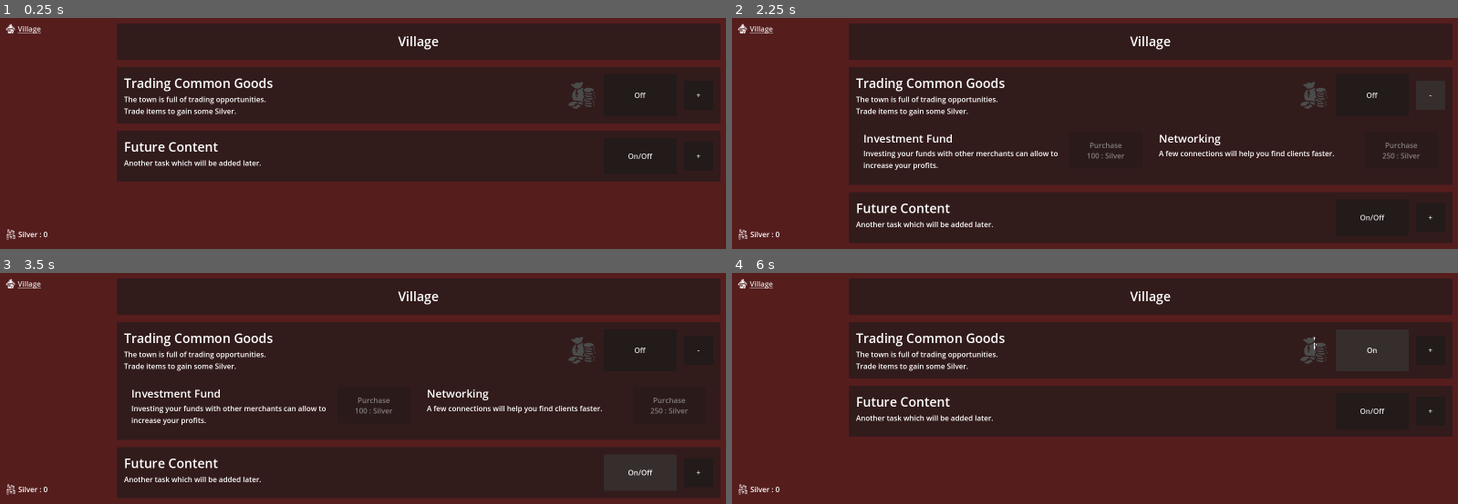
Above: before the commit, frames 1-4 (two rows, left to right).
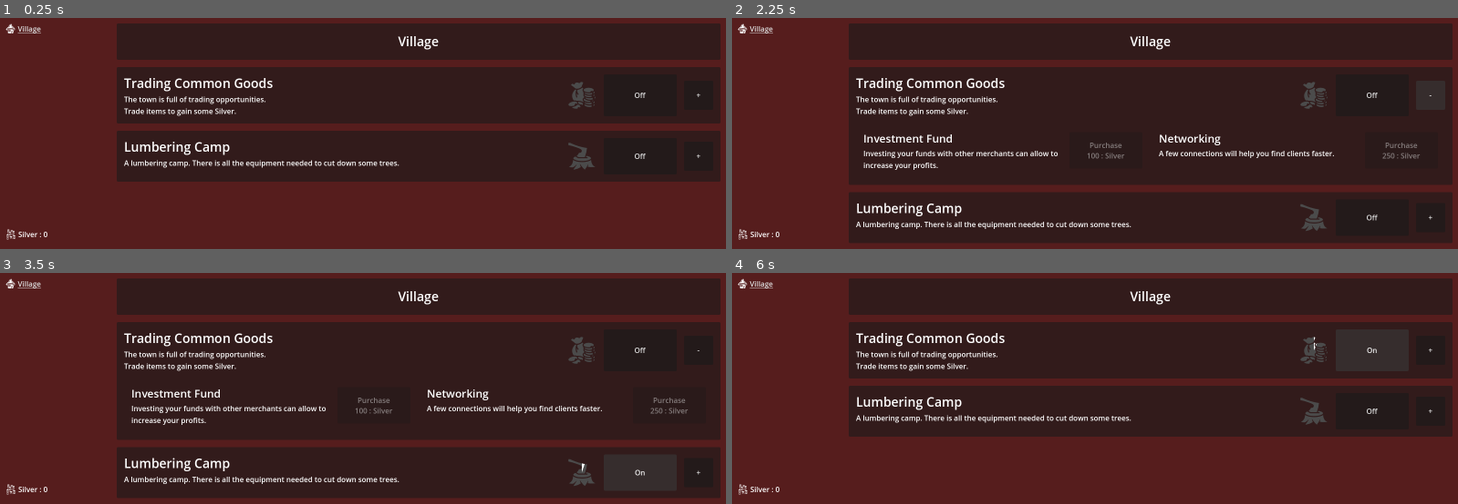
Above: after the commit, the same moments.

Repository: ZibelineDev/idle_tuto_reboot
Game: Godot game, scene res://singletons/game/game.tscn
Two runs of this game, one before a commit and one after it. Both use one fixed random seed, a clock stepped at 60 frames per second and the inputs below.
Inputs:
- Up to frame 1 (0.25 s): no input
- Up to frame 2 (2.25 s): click "Off" at 0.5 s; click "On" at 1.25 s; click "+" at 2 s
- Up to frame 3 (3.5 s): click "On/Off" (after the commit: "Off") at 2.75 s
- Up to frame 4 (6 s): click "On/Off" (after the commit: "On") at 3.5 s; click "+" at 4.25 s; click "-" at 5 s; click "Off" at 5.75 s

The runs differ from the first frame. In frame 1, 1.1% of the frame differs, in the area x 17-90%, y 53-66%; in frame 2, 1.1%, in the area x 17-90%, y 79-93%; in frame 3, 1.1%; in frame 4, 1.1%.

Commit message:
✨ Generator Log UI + Saving support

Diff:
--- /dev/null
+++ b/scenes/views/village/generator_log/generator_log.tscn
@@ -0,0 +1,145 @@
+[gd_scene load_steps=5 format=3 uid="uid://cpc3um21hxuo1"]
+
+[ext_resource type="Script" path="res://scenes/views/village/generator_log/toggle.gd" id="1_51vjd"]
+[ext_resource type="Texture2D" uid="uid://sm4fobipoh2w" path="res://assets/icons/axe-in-stump under.png" id="1_xlcb5"]
+[ext_resource type="Texture2D" uid="uid://d1ewvh7ry26lb" path="res://assets/icons/axe-in-stump.png" id="2_k44h2"]
+[ext_resource type="Script" path="res://scenes/views/village/generator_log/task_progress.gd" id="3_bqe0o"]
+
+[node name="GeneratorLog" type="PanelContainer"]
+anchors_preset = 14
+anchor_top = 0.5
+anchor_right = 1.0
+anchor_bottom = 0.5
+offset_top = -62.0
+offset_bottom = 62.0
+grow_horizontal = 2
+grow_vertical = 2
+
+[node name="MarginContainer" type="MarginContainer" parent="."]
+layout_mode = 2
+theme_override_constants/margin_left = 16
+theme_override_constants/margin_top = 16
+theme_override_constants/margin_right = 16
+theme_override_constants/margin_bottom = 16
+
+[node name="VBoxContainer" type="VBoxContainer" parent="MarginContainer"]
+layout_mode = 2
+theme_override_constants/separation = 16
+
+[node name="HBoxContainer" type="HBoxContainer" parent="MarginContainer/VBoxContainer"]
+layout_mode = 2
+theme_override_constants/separation = 16
+
+[node name="Description" type="VBoxContainer" parent="MarginContainer/VBoxContainer/HBoxContainer"]
+layout_mode = 2
+size_flags_horizontal = 3
+
+[node name="Label" type="Label" parent="MarginContainer/VBoxContainer/HBoxContainer/Description"]
+layout_mode = 2
+theme_type_variation = &"HeaderLarge"
+text = "Lumbering Camp"
+
+[node name="Label2" type="Label" parent="MarginContainer/VBoxContainer/HBoxContainer/Description"]
+custom_minimum_size = Vector2(1, 1)
+layout_mode = 2
+text = "A lumbering camp. There is all the equipment needed to cut down some trees."
+autowrap_mode = 3
+
+[node name="TextureProgressBar" type="TextureProgressBar" parent="MarginContainer/VBoxContainer/HBoxContainer"]
+layout_mode = 2
+size_flags_horizontal = 4
+size_flags_vertical = 4
+fill_mode = 4
+texture_under = ExtResource("1_xlcb5")
+texture_progress = ExtResource("2_k44h2")
+script = ExtResource("3_bqe0o")
+
+[node name="Toggle" type="Button" parent="MarginContainer/VBoxContainer/HBoxContainer"]
+custom_minimum_size = Vector2(160, 80)
+layout_mode = 2
+size_flags_horizontal = 4
+size_flags_vertical = 4
+text = "On/Off"
+script = ExtResource("1_51vjd")
+
+[node name="Collapse" type="Button" parent="MarginContainer/VBoxContainer/HBoxContainer"]
+custom_minimum_size = Vector2(64, 64)
+layout_mode = 2
+size_flags_horizontal = 4
+size_flags_vertical = 4
+text = "+"
+
+[node name="GridContainer" type="GridContainer" parent="MarginContainer/VBoxContainer"]
+visible = false
+layout_mode = 2
+columns = 2
+
+[node name="Upgrade01" type="MarginContainer" parent="MarginContainer/VBoxContainer/GridContainer"]
+layout_mode = 2
+size_flags_horizontal = 3
+theme_override_constants/margin_left = 16
+theme_override_constants/margin_top = 16
+theme_override_constants/margin_right = 16
+theme_override_constants/margin_bottom = 16
+
+[node name="HBoxContainer" type="HBoxContainer" parent="MarginContainer/VBoxContainer/GridContainer/Upgrade01"]
+layout_mode = 2
+theme_override_constants/separation = 16
+
+[node name="Description" type="VBoxContainer" parent="MarginContainer/VBoxContainer/GridContainer/Upgrade01/HBoxContainer"]
+layout_mode = 2
+size_flags_horizontal = 3
+
+[node name="Title" type="Label" parent="MarginContainer/VBoxContainer/GridContainer/Upgrade01/HBoxContainer/Description"]
+layout_mode = 2
+theme_type_variation = &"HeaderMedium"
+text = "Upgrade 01"
+
+[node name="Description" type="Label" parent="MarginContainer/VBoxContainer/GridContainer/Upgrade01/HBoxContainer/Description"]
+custom_minimum_size = Vector2(1, 1)
+layout_mode = 2
+text = "Here is some space to describe what the upgrade is doing."
+autowrap_mode = 3
+
+[node name="Button" type="Button" parent="MarginContainer/VBoxContainer/GridContainer/Upgrade01/HBoxContainer"]
+custom_minimum_size = Vector2(160, 80)
+layout_mode = 2
+size_flags_horizontal = 4
+size_flags_vertical = 4
+text = "Purchase
+-1 Silver"
+
+[node name="Upgrade02" type="MarginContainer" parent="MarginContainer/VBoxContainer/GridContainer"]
+layout_mode = 2
+size_flags_horizontal = 3
+theme_override_constants/margin_left = 16
+theme_override_constants/margin_top = 16
+theme_override_constants/margin_right = 16
+theme_override_constants/margin_bottom = 16
+
+[node name="Content" type="HBoxContainer" parent="MarginContainer/VBoxContainer/GridContainer/Upgrade02"]
+layout_mode = 2
+theme_override_constants/separation = 16
+
+[node name="Description" type="VBoxContainer" parent="MarginContainer/VBoxContainer/GridContainer/Upgrade02/Content"]
+layout_mode = 2
+size_flags_horizontal = 3
+
+[node name="Title" type="Label" parent="MarginContainer/VBoxContainer/GridContainer/Upgrade02/Content/Description"]
+layout_mode = 2
+theme_type_variation = &"HeaderMedium"
+text = "Upgrade 02"
+
+[node name="Description" type="Label" parent="MarginContainer/VBoxContainer/GridContainer/Upgrade02/Content/Description"]
+custom_minimum_size = Vector2(1, 1)
+layout_mode = 2
+text = "Here is some space to describe what the upgrade is doing."
+autowrap_mode = 3
+
+[node name="Button" type="Button" parent="MarginContainer/VBoxContainer/GridContainer/Upgrade02/Content"]
+custom_minimum_size = Vector2(160, 80)
+layout_mode = 2
+size_flags_horizontal = 4
+size_flags_vertical = 4
+text = "Purchase
+-1 Silver"
--- /dev/null
+++ b/scenes/views/village/generator_log/task_progress.gd
@@ -0,0 +1,5 @@
+extends TextureProgressBar
+
+
+func _process(_delta: float) -> void :
+	value = GeneratorLog.ref.get_progress()
--- /dev/null
+++ b/scenes/views/village/generator_log/toggle.gd
@@ -0,0 +1,29 @@
+extends Button
+
+const GENERATOR_ON_TEXT : String = "On"
+const GENERATOR_OFF_TEXT : String = "Off"
+
+
+func _ready() -> void :
+	pressed.connect(_on_pressed)
+	GeneratorLog.ref.generator_started.connect(_on_generator_started)
+	GeneratorLog.ref.generator_stopped.connect(_on_generator_stopped)
+
+	_update_text()
+
+
+func _update_text() -> void :
+	if GeneratorLog.ref.is_active() : text = GENERATOR_ON_TEXT
+	else : text = GENERATOR_OFF_TEXT
+
+
+func _on_pressed() -> void :
+	GeneratorLog.ref.toggle()
+
+
+func _on_generator_started() -> void :
+	text = GENERATOR_ON_TEXT
+
+
+func _on_generator_stopped() -> void :
+	text = GENERATOR_OFF_TEXT
--- a/scenes/views/village/village.tscn
+++ b/scenes/views/village/village.tscn
@@ -1,12 +1,13 @@
-[gd_scene load_steps=8 format=3 uid="uid://cmkdxgjy3xdrj"]
+[gd_scene load_steps=9 format=3 uid="uid://cmkdxgjy3xdrj"]
 
 [ext_resource type="Script" path="res://scenes/views/village/trading_goods.gd" id="1_btauh"]
+[ext_resource type="Texture2D" uid="uid://cofxyfhu2ktkc" path="res://assets/icons/purse_under.png" id="2_hpvtb"]
 [ext_resource type="PackedScene" uid="uid://bv3q713yk7i2j" path="res://components/button_generator_toggle/generator_toggle_button.tscn" id="2_uhwqb"]
-[ext_resource type="Texture2D" uid="uid://cofxyfhu2ktkc" path="res://assets/icons/purse_background.png" id="2_xxb1s"]
 [ext_resource type="Texture2D" uid="uid://dmmyrdjir3ts4" path="res://assets/icons/purse.png" id="3_klhi7"]
 [ext_resource type="Script" path="res://scenes/views/village/trading_goods_progress.gd" id="4_prlkl"]
 [ext_resource type="PackedScene" uid="uid://d2r555q8panqw" path="res://components/upgrades/silver_generator/upgrade_01/upgrade_01.tscn" id="6_mmmnp"]
 [ext_resource type="PackedScene" uid="uid://bjglm1e57hxwd" path="res://components/upgrades/silver_generator/upgrade_02/upgrade_02.tscn" id="7_wnd7n"]
+[ext_resource type="PackedScene" uid="uid://cpc3um21hxuo1" path="res://scenes/views/village/generator_log/generator_log.tscn" id="8_qfgft"]
 
 [node name="Village" type="MarginContainer"]
 anchors_preset = 15
@@ -74,7 +75,7 @@
 size_flags_horizontal = 4
 size_flags_vertical = 4
 fill_mode = 4
-texture_under = ExtResource("2_xxb1s")
+texture_under = ExtResource("2_hpvtb")
 texture_progress = ExtResource("3_klhi7")
 script = ExtResource("4_prlkl")
 
@@ -102,124 +103,5 @@
 layout_mode = 2
 size_flags_horizontal = 3
 
-[node name="FutureContent" type="PanelContainer" parent="VBoxContainer"]
+[node name="FutureContent" parent="VBoxContainer" instance=ExtResource("8_qfgft")]
 layout_mode = 2
-
-[node name="MarginContainer" type="MarginContainer" parent="VBoxContainer/FutureContent"]
-layout_mode = 2
-theme_override_constants/margin_left = 16
-theme_override_constants/margin_top = 16
-theme_override_constants/margin_right = 16
-theme_override_constants/margin_bottom = 16
-
-[node name="VBoxContainer" type="VBoxContainer" parent="VBoxContainer/FutureContent/MarginContainer"]
-layout_mode = 2
-theme_override_constants/separation = 16
-
-[node name="HBoxContainer" type="HBoxContainer" parent="VBoxContainer/FutureContent/MarginContainer/VBoxContainer"]
-layout_mode = 2
-theme_override_constants/separation = 16
-
-[node name="Description" type="VBoxContainer" parent="VBoxContainer/FutureContent/MarginContainer/VBoxContainer/HBoxContainer"]
-layout_mode = 2
-size_flags_horizontal = 3
-
-[node name="Label" type="Label" parent="VBoxContainer/FutureContent/MarginContainer/VBoxContainer/HBoxContainer/Description"]
-layout_mode = 2
-theme_type_variation = &"HeaderLarge"
-text = "Future Content"
-
-[node name="Label2" type="Label" parent="VBoxContainer/FutureContent/MarginContainer/VBoxContainer/HBoxContainer/Description"]
-custom_minimum_size = Vector2(1, 1)
-layout_mode = 2
-text = "Another task which will be added later."
-autowrap_mode = 3
-
-[node name="Toggle" type="Button" parent="VBoxContainer/FutureContent/MarginContainer/VBoxContainer/HBoxContainer"]
-custom_minimum_size = Vector2(160, 80)
-layout_mode = 2
-size_flags_horizontal = 4
-size_flags_vertical = 4
-text = "On/Off"
-
-[node name="Collapse" type="Button" parent="VBoxContainer/FutureContent/MarginContainer/VBoxContainer/HBoxContainer"]
-custom_minimum_size = Vector2(64, 64)
-layout_mode = 2
-size_flags_horizontal = 4
-size_flags_vertical = 4
-text = "+"
-
-[node name="GridContainer" type="GridContainer" parent="VBoxContainer/FutureContent/MarginContainer/VBoxContainer"]
-visible = false
-layout_mode = 2
-columns = 2
-
-[node name="Upgrade01" type="MarginContainer" parent="VBoxContainer/FutureContent/MarginContainer/VBoxContainer/GridContainer"]
-layout_mode = 2
-size_flags_horizontal = 3
-theme_override_constants/margin_left = 16
-theme_override_constants/margin_top = 16
-theme_override_constants/margin_right = 16
-theme_override_constants/margin_bottom = 16
-
-[node name="HBoxContainer" type="HBoxContainer" parent="VBoxContainer/FutureContent/MarginContainer/VBoxContainer/GridContainer/Upgrade01"]
-layout_mode = 2
-theme_override_constants/separation = 16
-
-[node name="Description" type="VBoxContainer" parent="VBoxContainer/FutureContent/MarginContainer/VBoxContainer/GridContainer/Upgrade01/HBoxContainer"]
-layout_mode = 2
-size_flags_horizontal = 3
-
-[node name="Title" type="Label" parent="VBoxContainer/FutureContent/MarginContainer/VBoxContainer/GridContainer/Upgrade01/HBoxContainer/Description"]
-layout_mode = 2
-theme_type_variation = &"HeaderMedium"
-text = "Upgrade 01"
-
-[node name="Description" type="Label" parent="VBoxContainer/FutureContent/MarginContainer/VBoxContainer/GridContainer/Upgrade01/HBoxContainer/Description"]
-custom_minimum_size = Vector2(1, 1)
-layout_mode = 2
-text = "Here is some space to describe what the upgrade is doing."
-autowrap_mode = 3
-
-[node name="Button" type="Button" parent="VBoxContainer/FutureContent/MarginContainer/VBoxContainer/GridContainer/Upgrade01/HBoxContainer"]
-custom_minimum_size = Vector2(160, 80)
-layout_mode = 2
-size_flags_horizontal = 4
-size_flags_vertical = 4
-text = "Purchase
--1 Silver"
-
-[node name="Upgrade02" type="MarginContainer" parent="VBoxContainer/FutureContent/MarginContainer/VBoxContainer/GridContainer"]
-layout_mode = 2
-size_flags_horizontal = 3
-theme_override_constants/margin_left = 16
-theme_override_constants/margin_top = 16
-theme_override_constants/margin_right = 16
-theme_override_constants/margin_bottom = 16
-
-[node name="Content" type="HBoxContainer" parent="VBoxContainer/FutureContent/MarginContainer/VBoxContainer/GridContainer/Upgrade02"]
-layout_mode = 2
-theme_override_constants/separation = 16
-
-[node name="Description" type="VBoxContainer" parent="VBoxContainer/FutureContent/MarginContainer/VBoxContainer/GridContainer/Upgrade02/Content"]
-layout_mode = 2
-size_flags_horizontal = 3
-
-[node name="Title" type="Label" parent="VBoxContainer/FutureContent/MarginContainer/VBoxContainer/GridContainer/Upgrade02/Content/Description"]
-layout_mode = 2
-theme_type_variation = &"HeaderMedium"
-text = "Upgrade 02"
-
-[node name="Description" type="Label" parent="VBoxContainer/FutureContent/MarginContainer/VBoxContainer/GridContainer/Upgrade02/Content/Description"]
-custom_minimum_size = Vector2(1, 1)
-layout_mode = 2
-text = "Here is some space to describe what the upgrade is doing."
-autowrap_mode = 3
-
-[node name="Button" type="Button" parent="VBoxContainer/FutureContent/MarginContainer/VBoxContainer/GridContainer/Upgrade02/Content"]
-custom_minimum_size = Vector2(160, 80)
-layout_mode = 2
-size_flags_horizontal = 4
-size_flags_vertical = 4
-text = "Purchase
--1 Silver"
--- a/scripts/data/data.gd
+++ b/scripts/data/data.gd
@@ -2,11 +2,13 @@
 extends Resource
 
 @export var silver : int
+@export var logs : int
 
 @export var generator_silver : DataGeneratorSilver
 
 
 func _init() -> void :
 	silver = 0
+	logs = 0
 
 	generator_silver = DataGeneratorSilver.new()
--- a/singletons/game/game.tscn
+++ b/singletons/game/game.tscn
@@ -1,10 +1,11 @@
-[gd_scene load_steps=6 format=3 uid="uid://pyn5vmg1peyl"]
+[gd_scene load_steps=7 format=3 uid="uid://pyn5vmg1peyl"]
 
 [ext_resource type="PackedScene" uid="uid://wbi4it18ciar" path="res://singletons/manager_silver/manager_silver.tscn" id="1_5jhbe"]
 [ext_resource type="Script" path="res://singletons/game/game.gd" id="1_ojtv4"]
 [ext_resource type="PackedScene" uid="uid://cpf3oqwngfo4n" path="res://singletons/manager_log/manager_log.tscn" id="2_f63et"]
 [ext_resource type="PackedScene" uid="uid://cl5t3dlirbq4t" path="res://singletons/generator_silver/generator_silver.tscn" id="2_vfa15"]
 [ext_resource type="PackedScene" uid="uid://cu26oi1spy512" path="res://scenes/user_interface/user_interface.tscn" id="3_rtepl"]
+[ext_resource type="PackedScene" uid="uid://su2om5gnjgsv" path="res://singletons/generator_log/generator_log.tscn" id="5_modxl"]
 
 [node name="Game" type="Node"]
 script = ExtResource("1_ojtv4")
@@ -23,4 +24,6 @@
 
 [node name="GeneratorSilver" parent="Generators" instance=ExtResource("2_vfa15")]
 
+[node name="GeneratorLog" parent="Generators" instance=ExtResource("5_modxl")]
+
 [node name="UserInterface" parent="." instance=ExtResource("3_rtepl")]
--- /dev/null
+++ b/singletons/generator_log/generator_log.gd
@@ -0,0 +1,83 @@
+class_name GeneratorLog
+extends Node
+
+#region Singleton
+static var ref : GeneratorLog
+
+func _init() -> void :
+	if not ref : ref = self
+	else : queue_free()
+#endregion
+
+signal generated_log
+signal generator_started
+signal generator_stopped
+
+
+var _base_generated_log_per_tick : Vector2i = Vector2i(2, 5)
+var _generated_log_per_tick : Vector2i
+
+var _base_tick_duration : float = 15
+var _tick_duration : float
+
+@onready var _timer : Timer = $Timer
+
+
+func _ready() -> void :
+	_timer.timeout.connect(_on_timer_timeout)
+	_calculate_generated_log_per_tick()
+	_calculate_tick_duration()
+
+
+func get_progress() -> float :
+	if not is_active() : return 0.0
+
+	var progress : float = 1 - (_timer.time_left / _timer.wait_time)
+	progress = progress * 100
+
+	return progress
+
+
+func is_active() -> bool :
+	return not _timer.is_stopped()
+
+
+func start() -> void :
+	if is_active() : return
+
+	_timer.start()
+	generator_started.emit()
+
+
+func stop() -> void :
+	if not is_active() : return
+
+	_timer.stop()
+	generator_stopped.emit()
+
+
+func toggle() -> void :
+	if is_active() : stop()
+	else : start()
+
+
+func _calculate_generated_log_per_tick() -> void :
+	_generated_log_per_tick = _base_generated_log_per_tick
+
+
+func _calculate_tick_duration() -> void :
+	_tick_duration = _base_tick_duration
+	_timer.wait_time = _tick_duration
+
+
+func _generate_log() -> void :
+	var roll : int = randi_range(_generated_log_per_tick.x, _generated_log_per_tick.y)
+
+	ManagerLog.ref.create_log(roll)
+	print("Log Generated : %s" %roll)
+
+	generated_log.emit()
+
+
+func _on_timer_timeout() -> void :
+	_generate_log()
--- /dev/null
+++ b/singletons/generator_log/generator_log.tscn
@@ -0,0 +1,8 @@
+[gd_scene load_steps=2 format=3 uid="uid://su2om5gnjgsv"]
+
+[ext_resource type="Script" path="res://singletons/generator_log/generator_log.gd" id="1_5e0kt"]
+
+[node name="GeneratorLog" type="Node"]
+script = ExtResource("1_5e0kt")
+
+[node name="Timer" type="Timer" parent="."]
--- a/singletons/manager_log/manager_log.gd
+++ b/singletons/manager_log/manager_log.gd
@@ -13,17 +13,17 @@
 signal log_spent(quantity : int)
 
 
-var _log : int = 0
+@onready var data : Data = Game.ref.data
 
 
 func get_log() -> int :
-	return _log
+	return data.logs
 
 
 func create_log(quantity : int) -> Error :
 	if quantity <= 0 : return FAILED
 
-	_log += quantity
+	data.logs += quantity
 	log_updated.emit()
 	log_created.emit(quantity)
 
@@ -31,15 +31,15 @@
 
 
 func can_spend(quantity : int) -> bool :
-	if quantity < 0 or quantity > _log : return false
+	if quantity < 0 or quantity > data.logs : return false
 
 	return true
 
 
 func spend_log(quantity : int) -> Error :
-	if quantity < 0 or quantity > _log : return FAILED
+	if quantity < 0 or quantity > data.logs : return FAILED
 
-	_log -= quantity
+	data.logs -= quantity
 	log_updated.emit()
 	log_spent.emit(quantity)
 
Binary file added: assets/icons/axe-in-stump under.png
Not shown, added: assets/icons/axe-in-stump under.png.import
Binary file added: assets/icons/axe-in-stump.png
Not shown, changed: assets/icons/axe-in-stump.png.import
Renamed: assets/icons/purse_background.png -> assets/icons/purse_under.png
Not shown, added: assets/icons/purse_under.png.import
